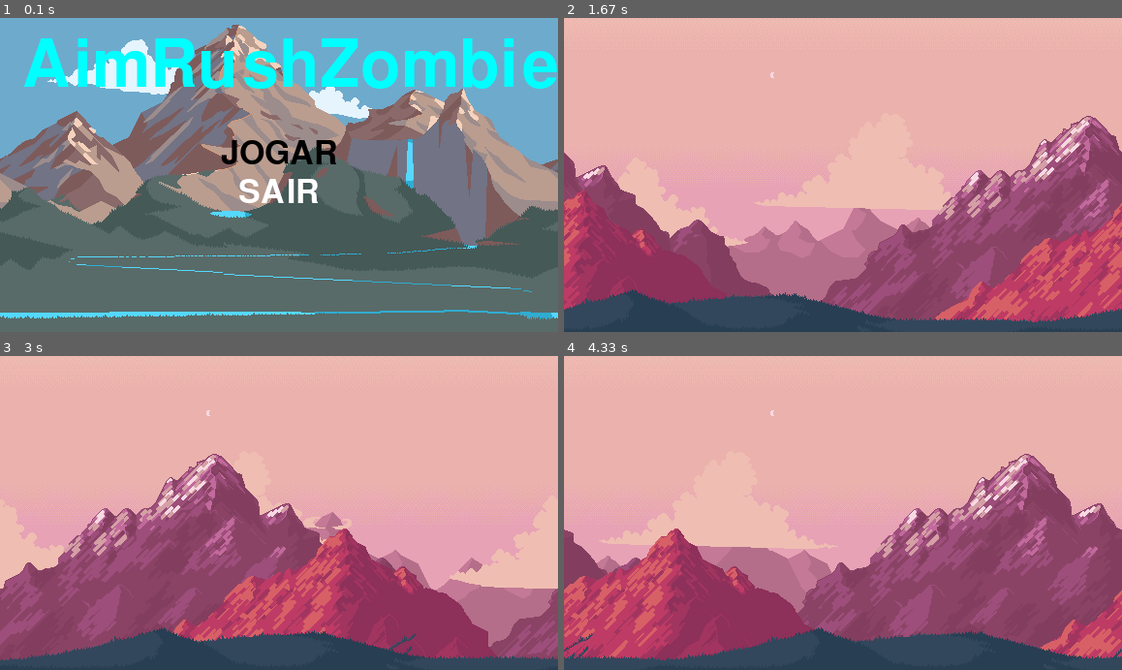
Above: before the commit, frames 1-4 (two rows, left to right).
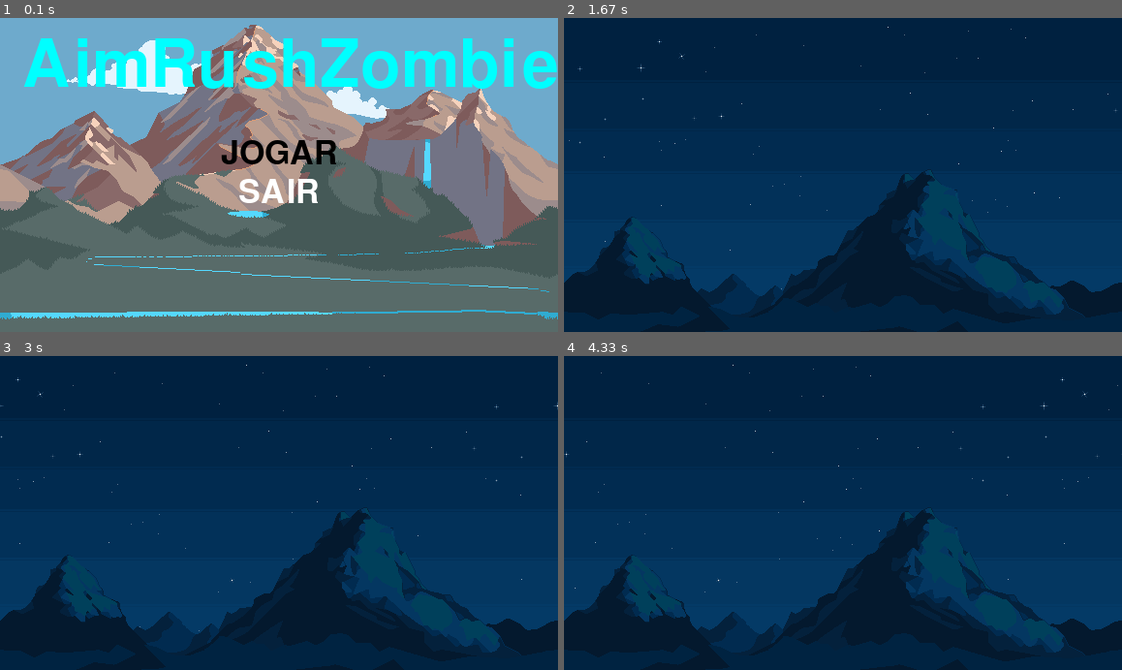
Above: after the commit, the same moments.

Repository: EduardoViniciusJ/pygames
Game: pygame game, started from main.py
Two runs of this game, one before a commit and one after it. Both use one fixed random seed, a clock stepped at 60 frames per second and the inputs below.
Inputs:
- Up to frame 1 (0.1 s): no input
- Up to frame 2 (1.67 s): tap Enter at 0.33 s
- Up to frame 3 (3 s): no input
- Up to frame 4 (4.33 s): no input

The runs differ from the first frame. In frame 1, 22% of the frame differs, in the area x 0-100%, y 2-96%; in frame 2, 100%, in the area x 0-100%, y 0-100%; in frame 3, 100%; in frame 4, 100%.

Commit message:
update background game

Diff:
--- a/code/Const.py
+++ b/code/Const.py
@@ -25,17 +25,13 @@
 # SPEED BACKGROUND
 ENTITY_JOGO = {
     'bg0': 0,
-    'bg2': 1,
-    'bg1': 2,
-    'bg4': 3,
-    'bg3': 4,
-    'bg5': 5,
-    'bg6': 6,
+    'bg2': 0.5,
+    'bg1': 1,
 }
 # SPEED BACKGROUND
 ENTITY_MENU = {
     'm0': 0,
-    'm1': 1,
-    'm2': 2,
-    'm3': 3,
+    'm1': 0.5,
+    'm2': 0.6,
+    'm3': 0.7,
 }
--- a/code/Entity.py
+++ b/code/Entity.py
@@ -4,7 +4,7 @@
 class Entity(ABC):
     def __init__(self, name: str, position: tuple):
         self.name  = name
-        self.surf = pygame.image.load('./assets/'+ name + '.png')
+        self.surf = pygame.image.load('./assets/'+ name + '.png').convert_alpha()
         self.rect = self.surf.get_rect(left=position[0], top=position[1])
         self.speed = 0
 
--- a/code/EntityFactory.py
+++ b/code/EntityFactory.py
@@ -10,7 +10,7 @@
         match entity_name:
             case 'bg':
                 list_bg = []
-                for layer in ['bg0', 'bg1', 'bg2', 'bg3', 'bg4', 'bg5', 'bg6']:
+                for layer in ['bg0', 'bg1', 'bg2']:
                     list_bg.append(Background(layer, (0,0)))
                     list_bg.append(Background(layer, (W_WIDTH,0)))
                 return list_bg
Binary file changed: assets/bg0.png
Binary file changed: assets/bg1.png
Binary file changed: assets/bg2.png
Binary file removed: assets/bg3.png
Binary file removed: assets/bg4.png
Binary file removed: assets/bg5.png
Binary file removed: assets/bg6.png
